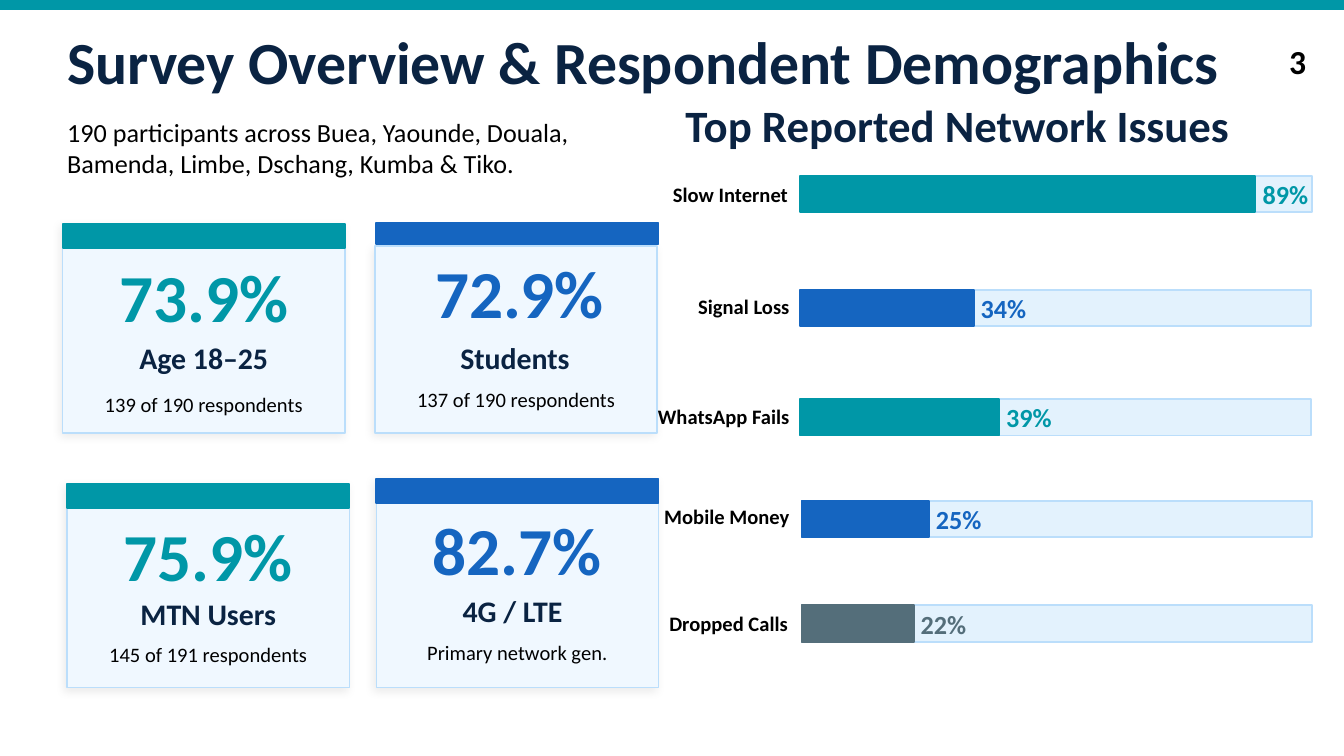
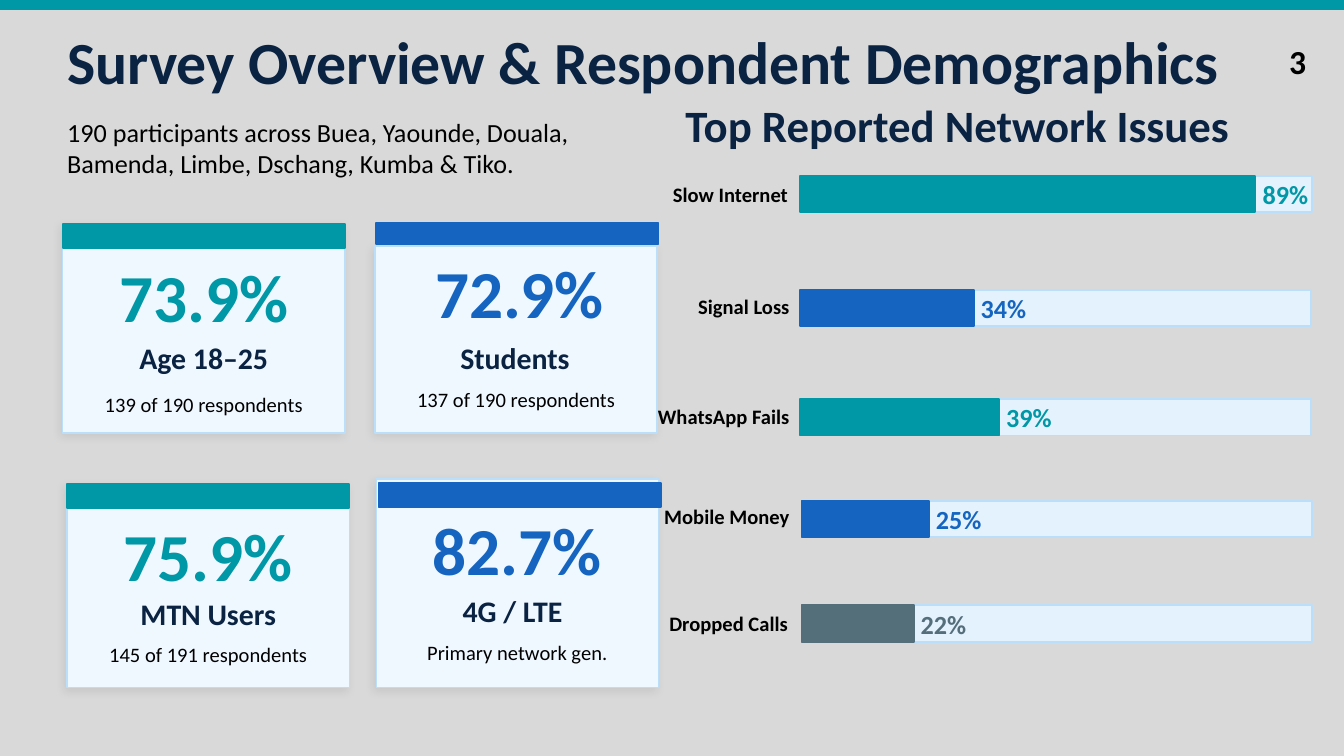
Before and after one commit to Sama-Mokom/CEF_440_Group_16, a slide deck: slide 4 of TASK 3/Group16 Task 3.pptx. Drawn at 1344x756 pixels with LibreOffice and Linux fonts; fonts in the diff are those of the drawing. Boxes give left, top, right and bottom in pixels: in the first picture for what was removed or moved away, otherwise in the second. Text is boxed around its words. In the diff, an @@ line names an element or a change of style, - is before the commit and + after.

```diff
--- a/TASK 3/Group16 Task 3.pptx
+++ b/TASK 3/Group16 Task 3.pptx
@@ background #FFFFFF to #D9D9D9 @@
@@ rectangle: place and size @@
-rectangle at bbox=[376, 478, 659, 503]
+rectangle at bbox=[379, 482, 661, 507]
```
Also in this commit, not shown: 12 other slides changed, 1 other file.
